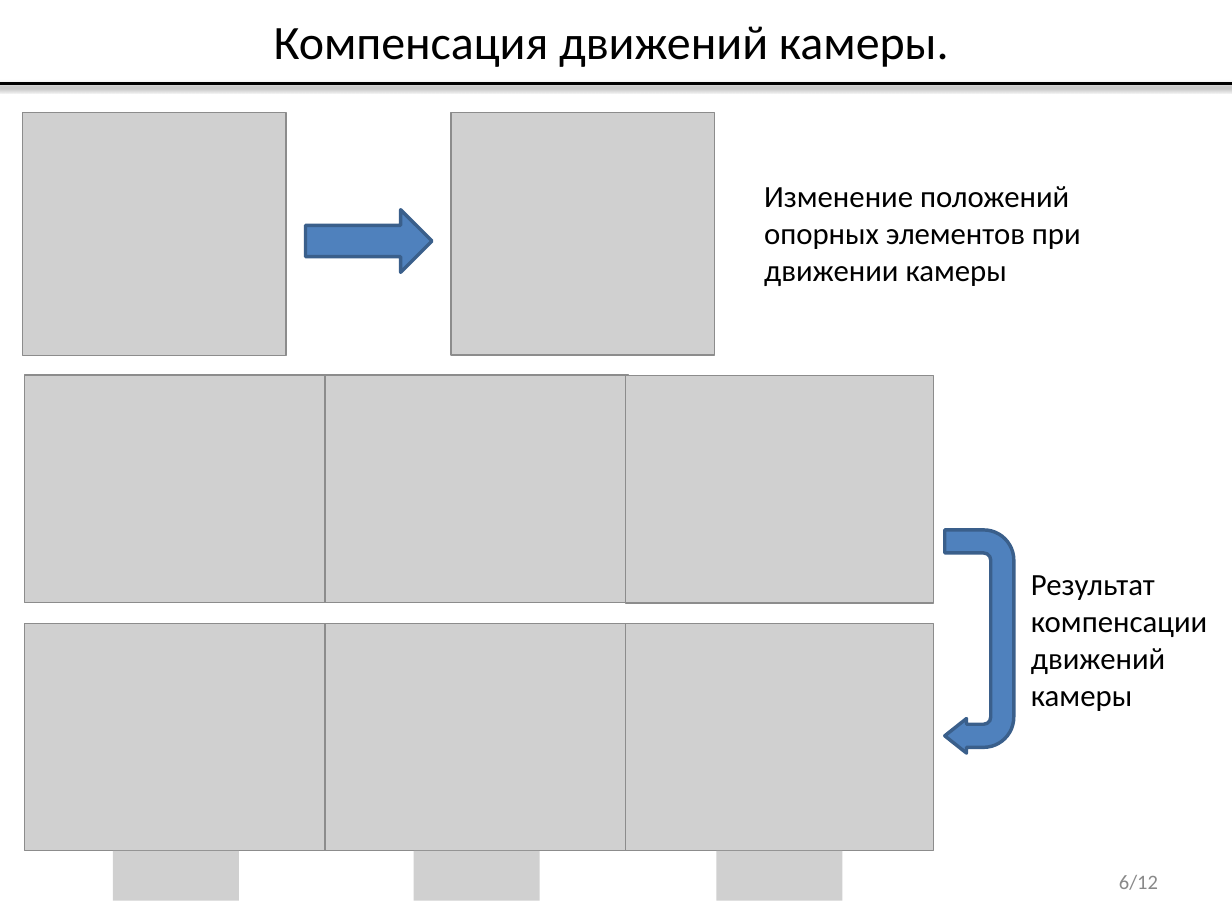
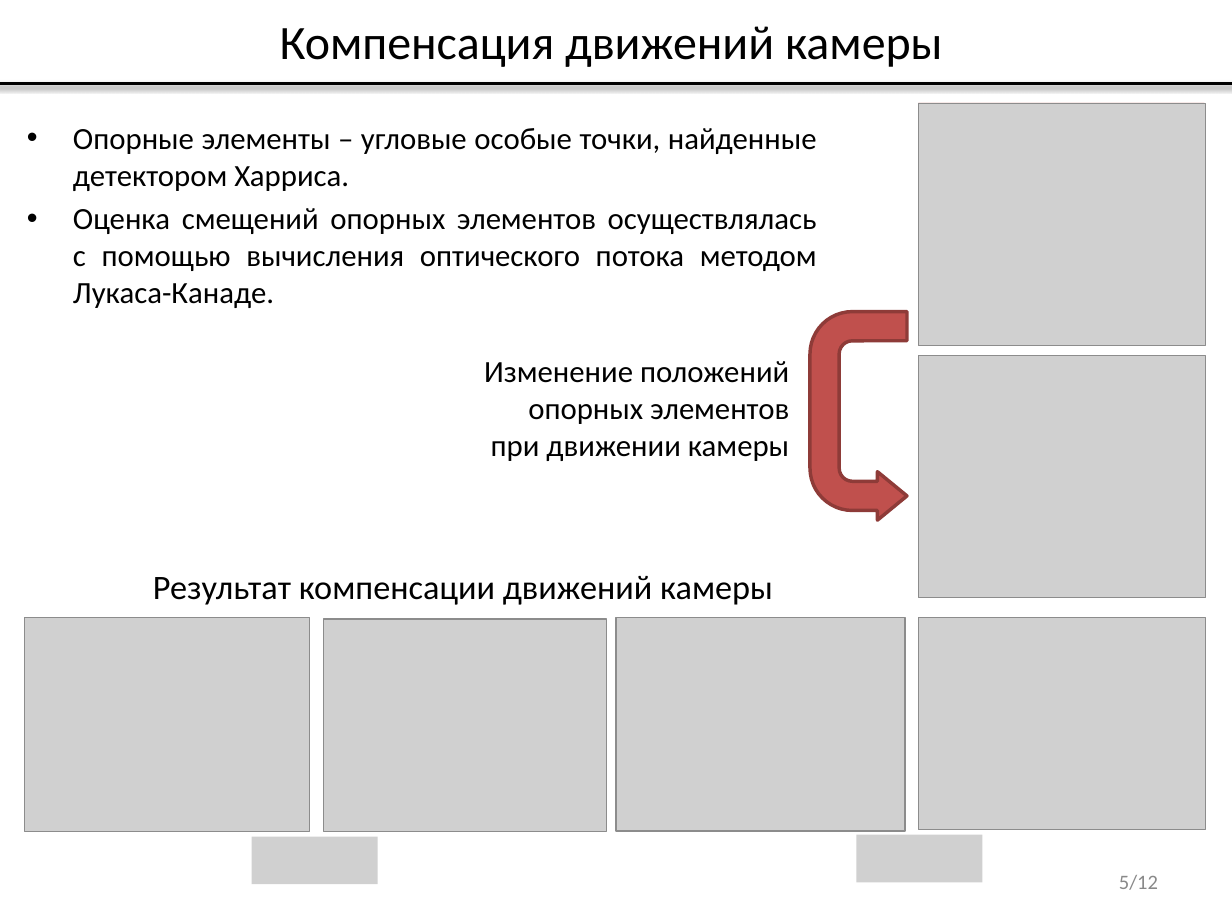
Before and after one commit to vladdimakov/cv2, a slide deck: slide 5 of ВКР/Презентация_Димаков_В.С._МП-40.pptx (slide 6 before the commit). Drawn at 1232x924 pixels with LibreOffice and Linux fonts; fonts in the diff are those of the drawing; grey boxes stand for pictures. Boxes give left, top, right and bottom in pixels: in the first picture for what was removed or moved away, otherwise in the second. Text is boxed around its words. In the diff, an @@ line names an element or a change of style, - is before the commit and + after.

```diff
--- a/ВКР/Презентация_Димаков_В.С._МП-40.pptx
+++ b/ВКР/Презентация_Димаков_В.С._МП-40.pptx
@@ text at bbox=[280, 26, 943, 67]: text changed @@
-Компенсация движений камеры.
+Компенсация движений камеры
@@ picture: place and size @@
-picture at bbox=[22, 113, 286, 356]
+picture at bbox=[919, 103, 1206, 346]
@@ rectangle: place and size @@
-rectangle at bbox=[22, 113, 285, 356]
+rectangle at bbox=[919, 103, 1205, 346]
@@ rectangle at bbox=[919, 103, 1205, 346]: fill #FF0000 to #C0504D @@
@@ text added at bbox=[73, 128, 817, 308], 18 pt, text #000000 @@
+• Опорные элементы – угловые особые точки, найденные детектором Харриса.
+• Оценка смещений опорных элементов осуществлялась с помощью вычисления оптического потока методом Лукаса-Канаде.
@@ right arrow removed at bbox=[306, 209, 432, 272] @@
@@ uturn arrow added at bbox=[809, 312, 907, 520], fill #C0504D, outline #8E3B39 2 pt @@
@@ text "Изменение положений опорных элементов при ...": place and size @@
-text "Изменение положений опорных элементов при ..." at bbox=[764, 186, 1081, 286]
+text "Изменение положений опорных элементов при ..." at bbox=[484, 361, 789, 461]
@@ text "Изменение положений опорных элементов при ..." at bbox=[484, 361, 789, 461]: alignment left to right @@
@@ picture: place and size @@
-picture at bbox=[451, 113, 715, 356]
+picture at bbox=[919, 355, 1206, 598]
@@ rectangle at bbox=[920, 356, 1205, 596]: fill #FF0000 to #C0504D @@
@@ rectangle: place and size @@
-rectangle at bbox=[453, 115, 715, 355]
+rectangle at bbox=[920, 356, 1205, 596]
@@ picture removed at bbox=[325, 375, 628, 602] @@
@@ uturn arrow removed at bbox=[944, 530, 1013, 753] @@
@@ text "Результат компенсации движений камеры": place and size @@
-text "Результат компенсации движений камеры" at bbox=[1031, 575, 1207, 711]
+text "Результат компенсации движений камеры" at bbox=[153, 576, 773, 605]
@@ text "Результат компенсации движений камеры" at bbox=[153, 576, 773, 605]: size 18 to 20 pt @@
@@ picture: place and size @@
-picture at bbox=[25, 375, 328, 602]
+picture at bbox=[25, 617, 310, 832]
@@ picture: place and size @@
-picture at bbox=[25, 623, 328, 851]
+picture at bbox=[323, 620, 606, 832]
@@ picture removed at bbox=[325, 623, 628, 851] @@
@@ picture: place and size @@
-picture at bbox=[626, 376, 934, 604]
+picture at bbox=[616, 617, 906, 832]
@@ picture: place and size @@
-picture at bbox=[626, 623, 934, 851]
+picture at bbox=[919, 617, 1206, 829]
@@ picture added at bbox=[251, 837, 377, 885] @@
@@ picture added at bbox=[856, 835, 982, 883] @@
@@ picture removed at bbox=[113, 851, 239, 901] @@
@@ picture removed at bbox=[414, 851, 540, 901] @@
@@ picture removed at bbox=[717, 851, 843, 901] @@
@@ page number at bbox=[1119, 875, 1158, 890]: text changed @@
-6/12
+5/12
```
Also in this commit, not shown: 9 other slides changed, 14 other files.
